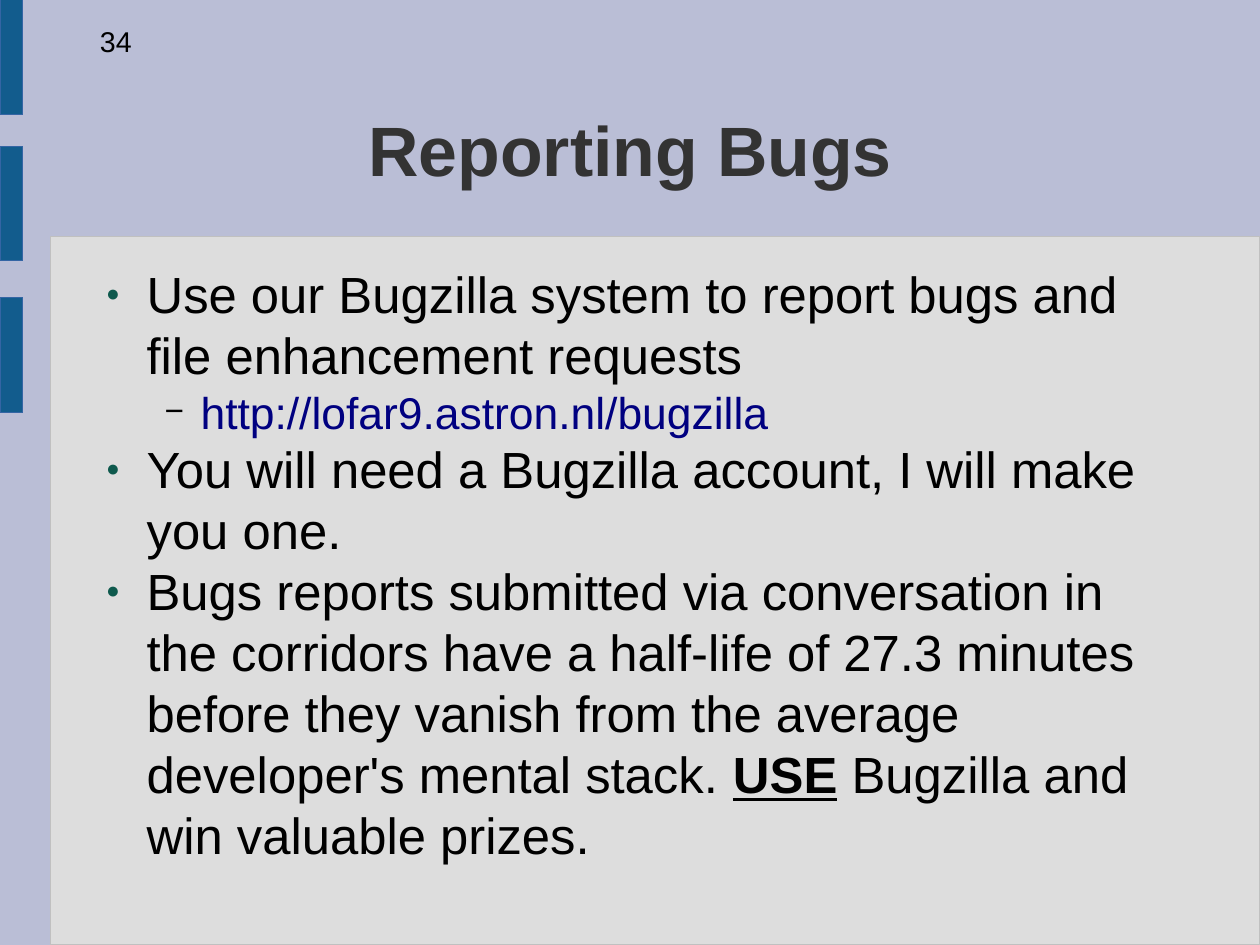
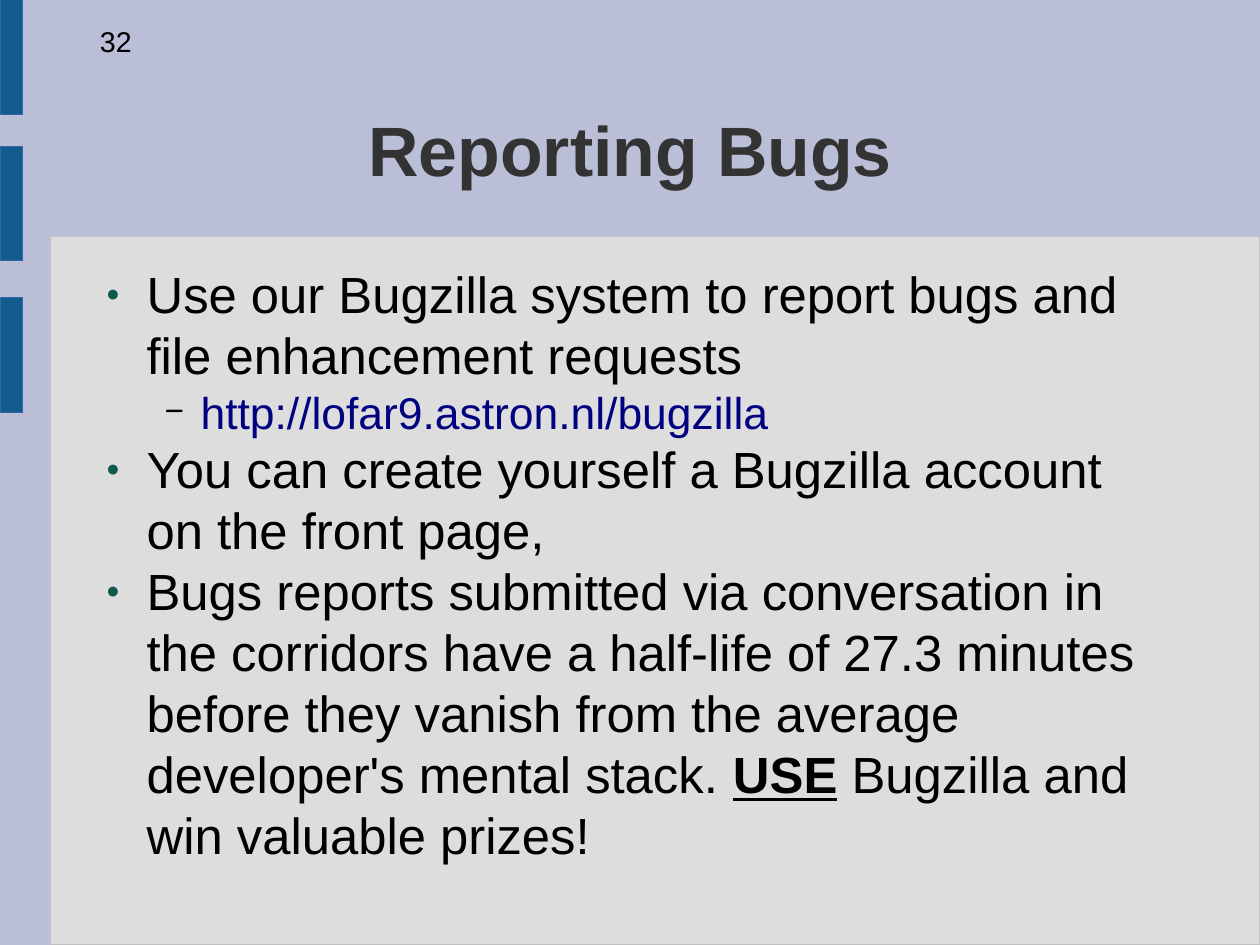
Before and after one commit to ratt-ru/meqtrees-timba, a slide deck: slide 32 of doc/Courses/Workshop2006-Presentations/5-LSM-Design-Debugging.odp (slide 34 before the commit). Drawn at 1260x945 pixels with LibreOffice and Linux fonts; fonts in the diff are those of the drawing. Boxes give left, top, right and bottom in pixels: in the first picture for what was removed or moved away, otherwise in the second. Text is boxed around its words. In the diff, an @@ line names an element or a change of style, - is before the commit and + after.

Commit message:
Added front page,

```diff
--- a/doc/Courses/Workshop2006-Presentations/5-LSM-Design-Debugging.odp
+++ b/doc/Courses/Workshop2006-Presentations/5-LSM-Design-Debugging.odp
@@ page number at (100,32,132,53): text changed @@
-34
+32
@@ text at (147,451,1134,865): text changed @@
-● You will need a Bugzilla account, I will make you one.
-● Bugs reports submitted via conversation in the corridors have a half-life of 27.3 minutes before they vanish from the average developer's mental stack. USE Bugzilla and win valuable prizes.
+● You can create yourself a Bugzilla account on the front page,
+● Bugs reports submitted via conversation in the corridors have a half-life of 27.3 minutes before they vanish from the average developer's mental stack. USE Bugzilla and win valuable prizes!
```
Also in this commit, not shown: 19 other slides changed, 2 slides removed, 1 other file.
